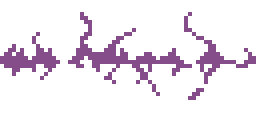
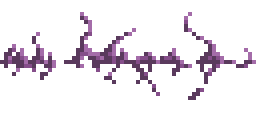
Layers edited between the first and the second w=256, h=128 image:
added layer "higholihgts" above "shadows" over [8, 12, 256, 76]
added layer "shadows" above "bg" over [0, 16, 256, 100]
painted on "bg" over [0, 48, 256, 72]
